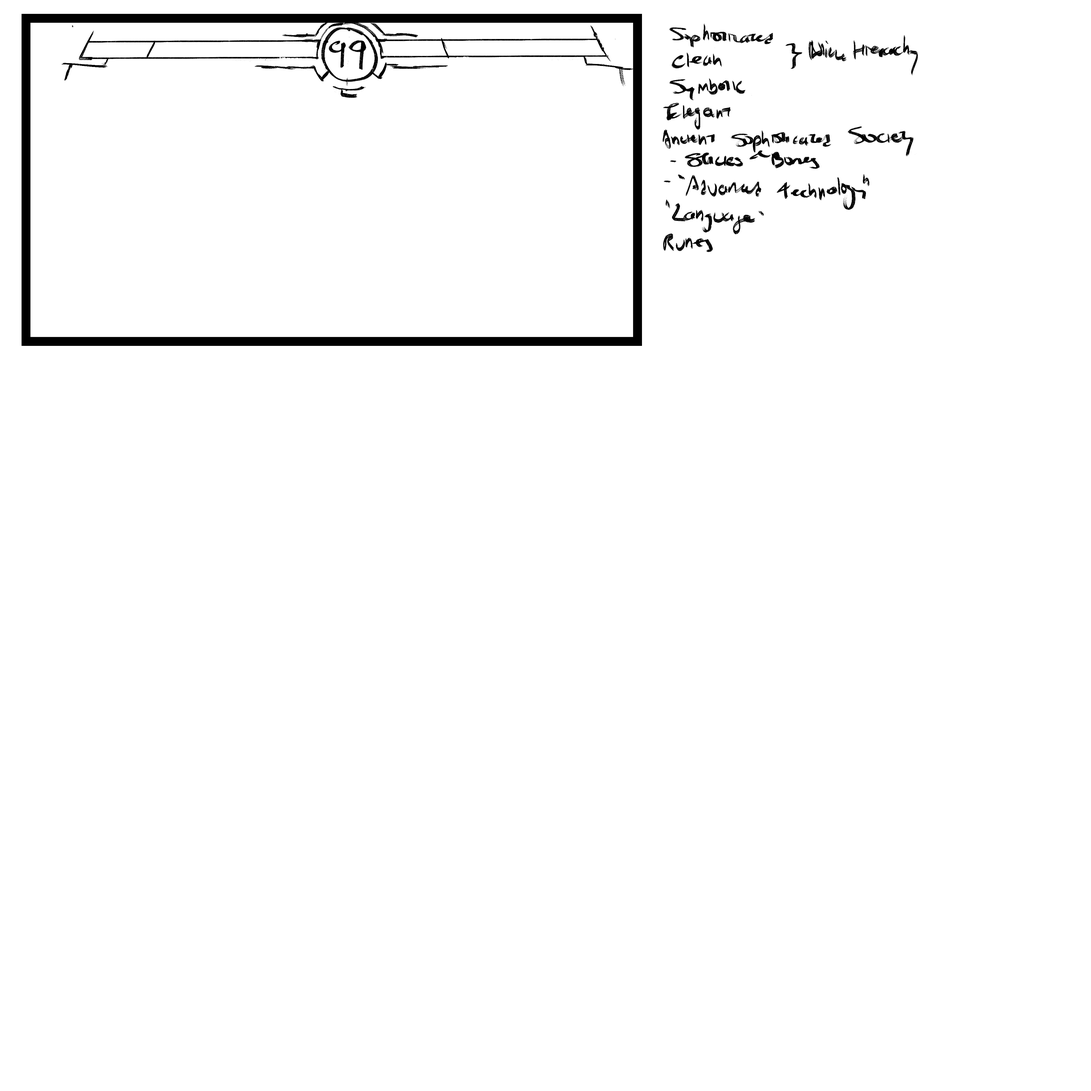
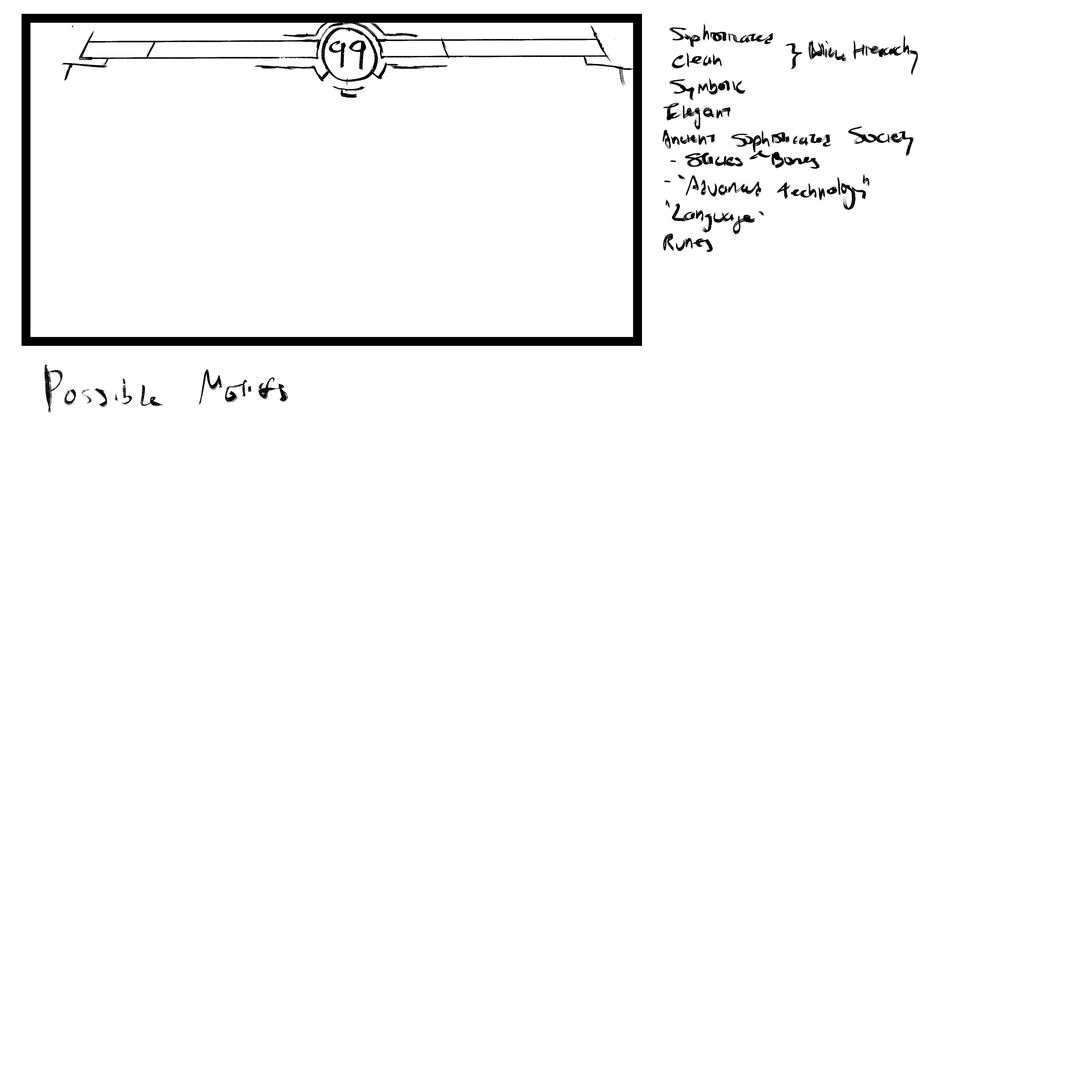
Before/after of a (1091, 1091) layered artwork. What changed in the layer stack:
painted on "Layer 1" over 44, 364, 289, 414
